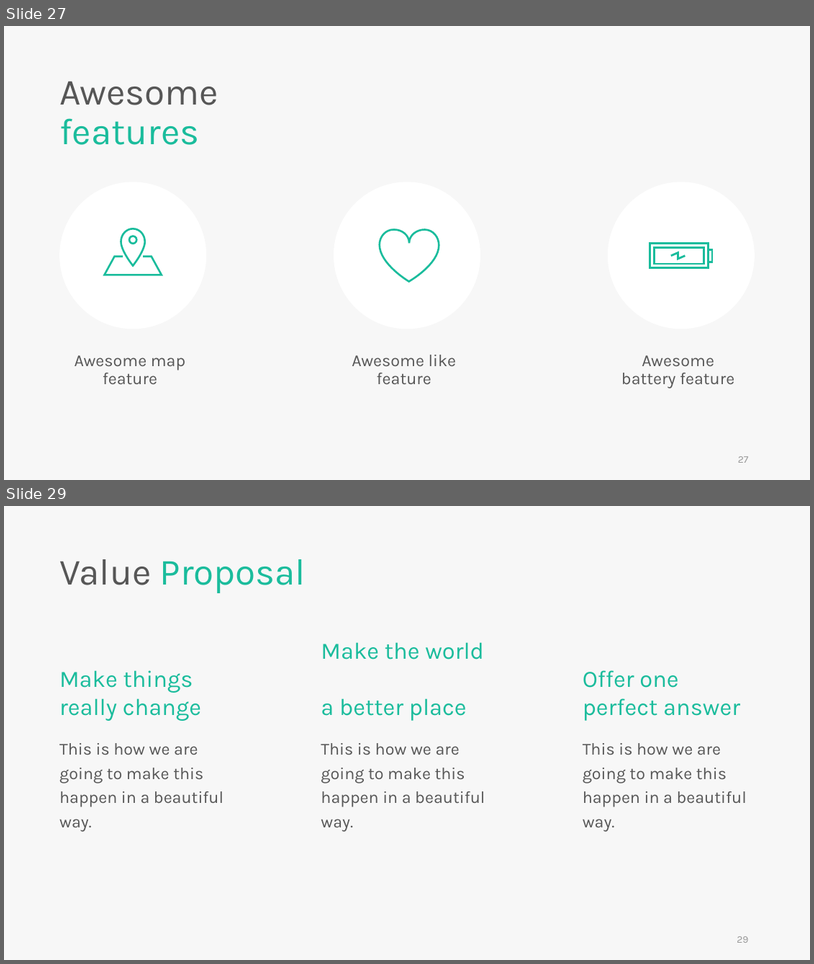
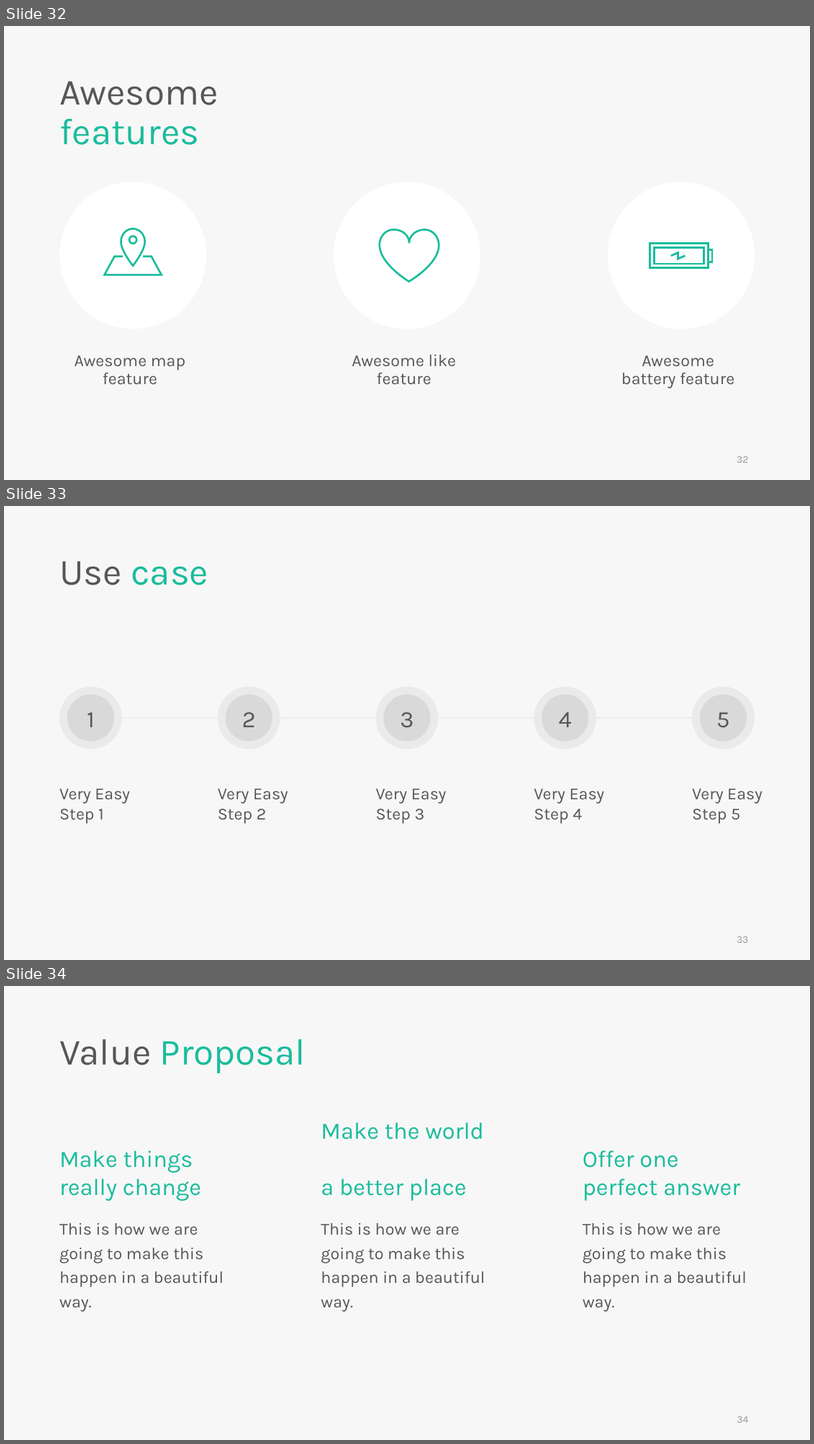
Before and after one commit to skyran1278/VbaProject, a slide deck: 20180126_SmartSplice/20180920_Meeting/20180920 Meeting.pptx. Shown one above the other, each under a label of ours: slides 27 and 29 before the commit, slides 32, 33 and 34 after it; the slides between them are not shown. The pictures are 814x964 and 814x1444 pixels, drawn with LibreOffice and Linux fonts; fonts in the diff are those of the drawing. Boxes give left, top, right and bottom in pixels: in the first picture for what was removed or moved away, otherwise in the second. Text is boxed around its words. In the diff, an @@ line names an element or a change of style, - is before the commit and + after.

```diff
--- a/20180126_SmartSplice/20180920_Meeting/20180920 Meeting.pptx
+++ b/20180126_SmartSplice/20180920_Meeting/20180920 Meeting.pptx
@@ slide 33 added at bbox=[4, 506, 810, 960], background #F7F7F7 @@
@@ text added at bbox=[59, 561, 208, 585], 44 pt, text #1ABC9C @@
+Use case
@@ ellipse added at bbox=[59, 686, 122, 749], fill #D9D9D9 at 42% opacity, 28 pt, text #565656 @@
+1
@@ ellipse added at bbox=[67, 694, 115, 741], fill #D9D9D9 @@
@@ ellipse added at bbox=[218, 686, 280, 749], fill #D9D9D9 at 42% opacity, 28 pt, text #565656 @@
+2
@@ ellipse added at bbox=[226, 694, 273, 741], fill #D9D9D9 @@
@@ ellipse added at bbox=[376, 686, 438, 749], fill #D9D9D9 at 42% opacity, 28 pt, text #565656 @@
+3
@@ ellipse added at bbox=[384, 694, 431, 741], fill #D9D9D9 @@
@@ ellipse added at bbox=[535, 686, 597, 749], fill #D9D9D9 at 42% opacity, 28 pt, text #565656 @@
+4
@@ ellipse added at bbox=[542, 694, 589, 741], fill #D9D9D9 @@
@@ ellipse added at bbox=[692, 686, 755, 749], fill #D9D9D9 at 42% opacity, 28 pt, text #565656 @@
+5
@@ ellipse added at bbox=[700, 694, 748, 741], fill #D9D9D9 @@
@@ line added from (122, 718) to (218, 718), #EDECEC 2.25 pt @@
@@ line added from (280, 718) to (376, 718), #EDECEC 2.25 pt @@
@@ line added from (439, 718) to (535, 718), #EDECEC 2.25 pt @@
@@ line added from (597, 718) to (692, 718), #EDECEC 2.25 pt @@
@@ text added at bbox=[59, 788, 130, 823], 20 pt, text #565656 @@
+Very Easy Step 1
@@ text added at bbox=[218, 788, 288, 823], 20 pt, text #565656 @@
+Very Easy Step 2
@@ text added at bbox=[376, 788, 447, 823], 20 pt, text #565656 @@
+Very Easy Step 3
@@ text added at bbox=[534, 788, 605, 823], 20 pt, text #565656 @@
+Very Easy Step 4
@@ text added at bbox=[692, 788, 763, 823], 20 pt, text #565656 @@
+Very Easy Step 5
@@ page number added at bbox=[737, 936, 748, 942], 12 pt, text #9A9A9A @@
+33
@@ what was slide 27 is now slide 32 @@
@@ page number at bbox=[737, 456, 748, 462]: text changed @@
-27
+32
@@ what was slide 29 is now slide 34 @@
@@ page number at bbox=[737, 1416, 748, 1422]: text changed @@
-29
+34
```
Also in this commit, not shown: 3 slides changed, 4 other slides added.
